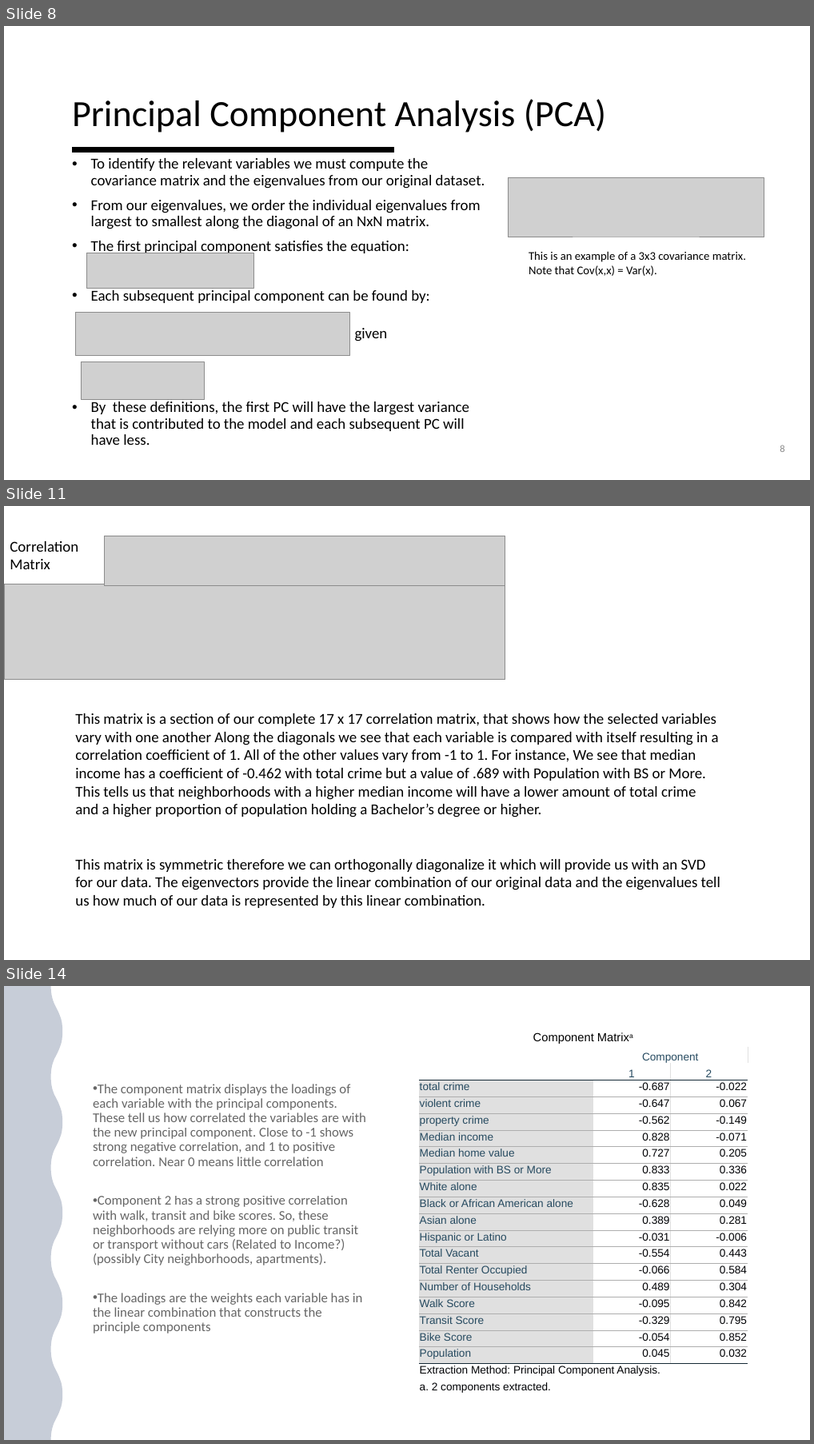
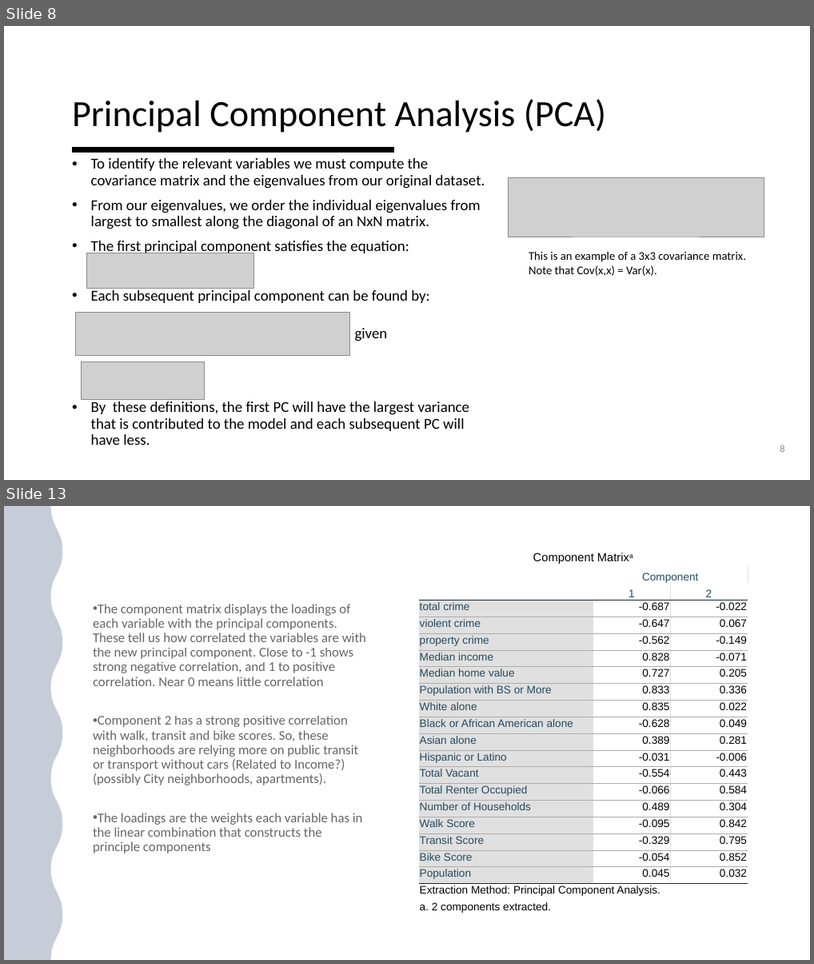
Before and after one commit to AlexSchaefferEdu/GP1, a slide deck: Project 2 Presentation.pptx. Shown one above the other, each under a label of ours: slides 8, 11 and 14 before the commit, slides 8 and 13 after it; the slides between them are not shown. The pictures are 814x1444 and 814x964 pixels, drawn with LibreOffice and Linux fonts; fonts in the diff are those of the drawing; grey boxes stand for pictures. Boxes give left, top, right and bottom in pixels: in the first picture for what was removed or moved away, otherwise in the second. Text is boxed around its words. In the diff, an @@ line names an element or a change of style, - is before the commit and + after.

```diff
--- a/Project 2 Presentation.pptx
+++ b/Project 2 Presentation.pptx
@@ slide 11 removed at [4, 506, 810, 960], background #FFFFFF @@
@@ text removed at [10, 541, 78, 569] @@
-Correlation
-Matrix
@@ picture removed at [105, 536, 506, 585] @@
@@ picture removed at [4, 584, 506, 679] @@
@@ text removed at [75, 713, 721, 908] @@
-This matrix is a section of our complete 17 x 17 correlation matrix, that shows how the selected variables vary with one another Along the diagonals we see that each variable is compared with itself resulting in a correlation coefficient of 1. All of the other values vary from -1 to 1. For instance, We see that median income has a coefficient of -0.462 with total crime but a value of .689 with Population with BS or More. This tells us that neighborhoods with a higher median income will have a lower amount of total crime and a higher proportion of population holding a Bachelor’s degree or higher.
-This matrix is symmetric therefore we can orthogonally diagonalize it which will provide us with an SVD for our data. The eigenvectors provide the linear combination of our original data and the eigenvalues tell us how much of our data is represented by this linear combination.
@@ what was slide 14 is now slide 13 @@
```
Also in this commit, not shown: 7 slides changed, 1 slide added, 2 other slides removed, 3 other files.
